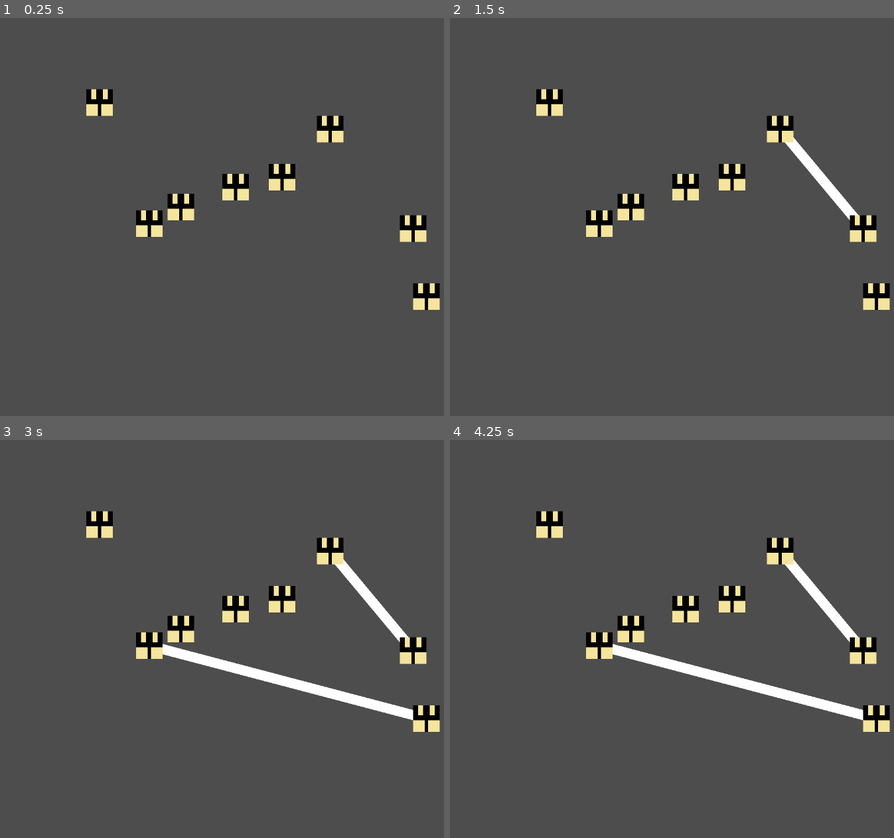
Above: before the commit, frames 1-4 (two rows, left to right).
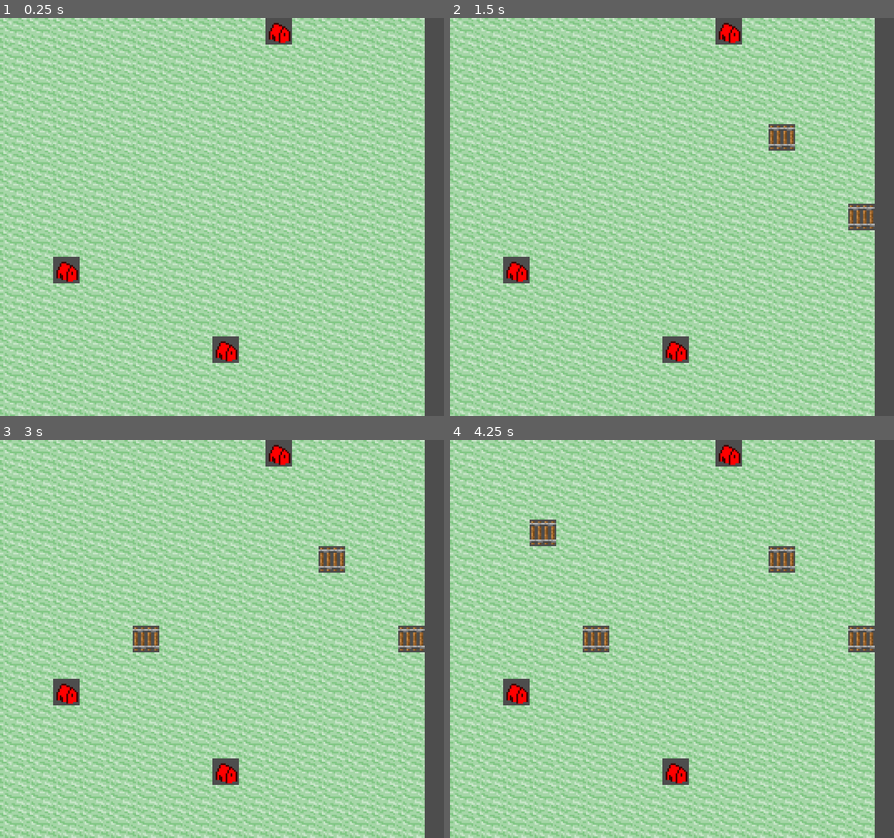
Above: after the commit, the same moments.

Repository: adrians127/euro-train
Game: Godot game, scene res://scenes/Main.tscn
The game is run twice, just before and just after one commit, with the same random seed, the same clock (stepped at 60 frames per second) and the same inputs.
Inputs (mouse positions are in pixels of both pictures, inside the frame that each line leads up to):
- Up to frame 1 (0.25 s): no input
- Up to frame 2 (1.5 s): tap Enter at 0.5 s; move the mouse to (862, 228) at 0.52 s; click (862, 228) at 0.67 s; tap Space at 1.25 s; move the mouse to (778, 129) at 1.27 s; click (778, 129) at 1.42 s
- Up to frame 3 (3 s): tap Enter at 2 s; move the mouse to (426, 718) at 2.02 s; click (426, 718) at 2.17 s; tap Space at 2.75 s; move the mouse to (150, 646) at 2.77 s; click (150, 646) at 2.92 s
- Up to frame 4 (4.25 s): tap Enter at 3.5 s; move the mouse to (547, 523) at 3.52 s; click (547, 523) at 3.67 s

The runs differ from the first frame. In frame 1, 95% of the frame differs, in the area x 0-100%, y 0-100%; in frame 2, 95%; in frame 3, 95%; in frame 4, 95%.

Commit message:
connection between stations

Diff:
--- a/scenes/Main.tscn
+++ b/scenes/Main.tscn
@@ -1,6 +1,27 @@
-[gd_scene load_steps=2 format=3 uid="uid://co3l11lbmy5fb"]
+[gd_scene load_steps=10 format=3 uid="uid://co3l11lbmy5fb"]
 
 [ext_resource type="Script" uid="uid://cm4dx7dtmkdk6" path="res://scripts/Main.gd" id="1_elqb8"]
+[ext_resource type="Texture2D" uid="uid://u1tvr2pinv7i" path="res://assets/base.png" id="2_vcsgt"]
+[ext_resource type="Script" uid="uid://brpqep5x5qglu" path="res://scripts/TileMapLayer.gd" id="3_0bbpv"]
+[ext_resource type="Texture2D" uid="uid://cklt7sb7wl8kb" path="res://assets/rail.png" id="3_rarhs"]
+[ext_resource type="Texture2D" uid="uid://cprxj2eau15nb" path="res://assets/house1.png" id="4_c01mt"]
+
+[sub_resource type="TileSetAtlasSource" id="TileSetAtlasSource_c01mt"]
+texture = ExtResource("2_vcsgt")
+0:0/0 = 0
+
+[sub_resource type="TileSetAtlasSource" id="TileSetAtlasSource_jlsqs"]
+texture = ExtResource("3_rarhs")
+0:0/0 = 0
+
+[sub_resource type="TileSetAtlasSource" id="TileSetAtlasSource_q8u5g"]
+texture = ExtResource("4_c01mt")
+0:0/0 = 0
+
+[sub_resource type="TileSet" id="TileSet_rarhs"]
+sources/1 = SubResource("TileSetAtlasSource_jlsqs")
+sources/2 = SubResource("TileSetAtlasSource_q8u5g")
+sources/0 = SubResource("TileSetAtlasSource_c01mt")
 
 [node name="Node2D" type="Node2D"]
 script = ExtResource("1_elqb8")
@@ -8,5 +29,10 @@
 [node name="LinesContainer" type="Node2D" parent="."]
 
 [node name="StationsContainer" type="Node2D" parent="."]
+z_index = 1
 
 [node name="TrainsContainer" type="Node2D" parent="."]
+
+[node name="TileMapLayer" type="TileMapLayer" parent="."]
+tile_set = SubResource("TileSet_rarhs")
+script = ExtResource("3_0bbpv")
--- a/scenes/Station.tscn
+++ b/scenes/Station.tscn
@@ -1,7 +1,7 @@
 [gd_scene load_steps=4 format=3 uid="uid://bnhxlnm3clq4e"]
 
 [ext_resource type="Script" uid="uid://bds5y5nye2uwu" path="res://scripts/Station.gd" id="1_wy22o"]
-[ext_resource type="Texture2D" uid="uid://ctw111gcby55j" path="res://assets/station.png" id="2_t16i2"]
+[ext_resource type="Texture2D" uid="uid://cprxj2eau15nb" path="res://assets/house1.png" id="2_wy22o"]
 
 [sub_resource type="RectangleShape2D" id="RectangleShape2D_csis4"]
 size = Vector2(16, 16)
@@ -10,7 +10,7 @@
 script = ExtResource("1_wy22o")
 
 [node name="Sprite2D" type="Sprite2D" parent="."]
-texture = ExtResource("2_t16i2")
+texture = ExtResource("2_wy22o")
 
 [node name="CollisionShape2D" type="CollisionShape2D" parent="."]
 shape = SubResource("RectangleShape2D_csis4")
--- a/scripts/Main.gd
+++ b/scripts/Main.gd
@@ -1,34 +1,29 @@
 extends Node2D
+@onready var LinesContainer: Node2D = $LinesContainer
+@onready var Map: TileMapLayer = $TileMapLayer
 @onready var StationsContainer: Node2D = $StationsContainer
 @onready var TrainsContainer: Node = $TrainsContainer
-@onready var LinesContainer: Node2D = $LinesContainer
 
-var station_scene = preload("res://scenes/Station.tscn")
+var Station = preload("res://scenes/Station.tscn")
+var graph = {}
 var stations: Array[Station] = []
-var graph = {}
 var pending_station: int = -1
-var astar = AStar2D.new()
 var passengerTimer: Timer = Timer.new()
+var occupied_cells := {} # grid_pos -> station_id
 
 func _ready() -> void:
-	generate_stations(8)
+	generate_stations(3)
 	init_graph()
-	setup_astar()
 
 func generate_stations(n: int):
-	var margin = 50
-	var viewport = get_viewport_rect()
+	var free_cells: Array[Vector2i] = Map.generate_station_cells(n)
 	for i in range(n):
-		var pos = Vector2(
-			randi_range(margin, viewport.size.x - margin),
-			randi_range(margin, viewport.size.y - margin)
-		)
-		var st = station_scene.instantiate()
-		st.station_id = i
-		st.position = pos
-		st.connect("station_clicked", Callable(self, "_on_station_clicked"))
-		StationsContainer.add_child(st)
-		stations.append(st)
+		var cell = free_cells[i]
+		print(cell)
+		if cell in occupied_cells:
+			continue
+		occupied_cells[cell] = i
+		Map.place_station_at(cell, Station)
 
 func init_graph():
 	for st in stations:
@@ -42,6 +37,7 @@
 		print("connected")
 		add_connection(pending_station, st_id)
 		pending_station = -1
+
 var LineSegment = preload("res://scripts/LineSegment.gd")
 func add_connection(a: int, b: int):
 	if b in graph[a]:
@@ -57,22 +53,8 @@
 	seg.t_pos = b_pos
 	$LinesContainer.add_child(seg)
 
-func setup_astar():
-	for st in stations:
-		astar.add_point(st.station_id, st.position)
-	for a in graph.keys():
-		for b in graph[a]:
-			if not astar.are_points_connected(a, b):
-				astar.connect_points(a, b)
 
-func send_train(from_id: int, to_id: int):
-	var raw_path = astar.get_point_path(from_id, to_id)
-	if raw_path.size() < 2:
-		return
-	var train = preload("res://scenes/Train.tscn").instantiate()
-	train.position = raw_path[0]
-	train.set_path(raw_path)
-	TrainsContainer.add_child(train)
+
 
 func _on_PassengerTimer_timeout():
 	var a = randi() % stations.size()
--- a/scripts/Station.gd
+++ b/scripts/Station.gd
@@ -2,13 +2,28 @@
 extends Area2D
 signal station_clicked(station_id: int)
 @export var station_id: int = -1
+@export var cell_pos: Vector2i
 @export var capacity: int = 10  # maks. pasażerów
 var waiting_passengers: Array[int] = []
 
 func _ready():
-	print(station_id)
+	pass
+
+func setup(id: int, cell: Vector2i, pos: Vector2, parent: Node) -> void:
+	station_id = id
+	cell_pos = cell
+	position = pos
+	connect("station_clicked", Callable(parent, "_on_station_clicked"))
 
 func _input_event(viewport, event, shape_idx):
 	if event is InputEventMouseButton and event.pressed and event.button_index == MOUSE_BUTTON_LEFT:
 		print("Station clicked")
 		emit_signal("station_clicked", station_id)
+
+func set_connected(value : bool) -> void:
+	# assumes the sprite is the first child; adjust as needed
+	var spr : CanvasItem = get_child(0)
+	if value:
+		spr.modulate = Color(0,1,0)
+	else:
+		spr.modulate = Color(1,0,0)
--- /dev/null
+++ b/scripts/TileMapLayer.gd
@@ -0,0 +1,122 @@
+extends TileMapLayer
+
+const BACKGROUND_TILE_ID := 0
+const RAIL_TILE_ID := 1
+const STATION_TILE_ID := 2
+
+#var grid_size_x = 640 / 16
+#var grid_size_y = 480 / 16
+@export var grid_size_x = 16
+@export var grid_size_y = 16
+var cells: Dictionary[Vector2i, Dictionary] = {}
+var astar = AStarGrid2D.new()
+var stations : Array[Station] = []
+var station_graph : Dictionary
+
+func _ready() -> void:
+	_init_map()
+	_init_astar()
+
+func _init_map() -> void:
+	for x in grid_size_x:
+		for y in grid_size_y:
+			var cell = Vector2i(x, y)
+			cells[cell] = {"type": "background"}
+			set_cell(cell, 0, Vector2i(0,0), 0)
+
+func _init_astar() -> void:
+	astar.region = Rect2i(0, 0, 16, 16)
+	astar.cell_size = Vector2i(1, 1)
+	astar.diagonal_mode = AStarGrid2D.DIAGONAL_MODE_NEVER
+	astar.update()
+
+	for x in range(grid_size_x):
+		for y in range(grid_size_y):
+			astar.set_point_solid(Vector2i(x,y), true)
+
+func _input(event: InputEvent):
+	if event is InputEventMouseButton \
+	and event.is_pressed() \
+	and event.button_index == MOUSE_BUTTON_LEFT:
+		toggle_rail_at(local_to_map(get_global_mouse_position()))
+
+func get_free_cells() -> Array[Vector2i]:
+	var free: Array[Vector2i] = []
+	for key in cells.keys():
+		if cells[key].type == "background":
+			free.append(key)
+	return free
+
+func toggle_rail_at(cell: Vector2i) -> void:
+	if not cells.has(cell) or cells[cell]["type"] == "station":
+		return                         # nothing to do / don’t touch stations
+
+	match cells[cell]["type"]:
+		"background":
+			_add_rail(cell)
+		"rail":
+			_remove_rail(cell)
+
+func _add_rail(cell: Vector2i) -> void:
+	set_cell(cell, RAIL_TILE_ID, Vector2i.ZERO, 0)
+	cells[cell]["type"] = "rail"
+	astar.set_point_solid(cell, false)
+	_update_connections()
+
+func _remove_rail(cell: Vector2i) -> void:
+	# Either erase the tile completely…
+	#   erase_cell(cell)         # Godot 4 convenience
+	# …or draw a background tile again:
+	set_cell(cell, BACKGROUND_TILE_ID, Vector2i.ZERO, 0)
+
+	cells[cell]["type"] = "background"
+	astar.set_point_solid(cell, true)
+	_update_connections()
+
+
+func place_station_at(cell: Vector2i, station_scene: PackedScene):
+	if not cells.has(cell) or cells[cell].type == "station":
+		return
+
+	cells[cell].type = "station"
+	set_cell(cell, STATION_TILE_ID, Vector2i(0,0), 0)
+	astar.set_point_solid(cell, false)
+	var st : Station = station_scene.instantiate()
+	st.setup(stations.size(), cell, map_to_local(cell), self)
+	add_child(st)
+	stations.append(st)
+	_update_connections()
+
+func _update_connections() -> void:
+	if stations.is_empty():
+		return
+	station_graph = {}
+	for st in stations:
+		station_graph[st.station_id] = []
+	for i in range(stations.size()):
+		for j in range(i + 1, stations.size()):
+			var sA : Station = stations[i]
+			var sB : Station = stations[j]
+
+			var path : Array = astar.get_point_path(sA.cell_pos, sB.cell_pos)
+			if path.size() == 0:
+				continue
+
+			station_graph[sA.station_id].append(sB.station_id)
+			station_graph[sB.station_id].append(sA.station_id)
+
+			sA.set_connected(true)
+			sB.set_connected(true)
+
+	for st in stations:
+		if station_graph[st.station_id].is_empty():
+			st.set_connected(false)
+
+	print('---   STATION GRAPH   ---')
+	for id in station_graph.keys():
+		print('Station %d → %s' % [id, station_graph[id]])
+
+func generate_station_cells(n: int) -> Array[Vector2i]:
+	var free = get_free_cells()
+	free.shuffle()
+	return free.slice(0, n)
Binary file added: assets/base-forest.png
Not shown, added: assets/base-forest.png.import
Binary file added: assets/base-mountain.png
Not shown, added: assets/base-mountain.png.import
Binary file added: assets/base.png
Not shown, added: assets/base.png.import
Binary file added: assets/house1.png
Not shown, added: assets/house1.png.import
Binary file added: assets/house2.png
Not shown, added: assets/house2.png.import
Binary file added: assets/rail-turn.png
Not shown, added: assets/rail-turn.png.import
(and 3 more such lines)
